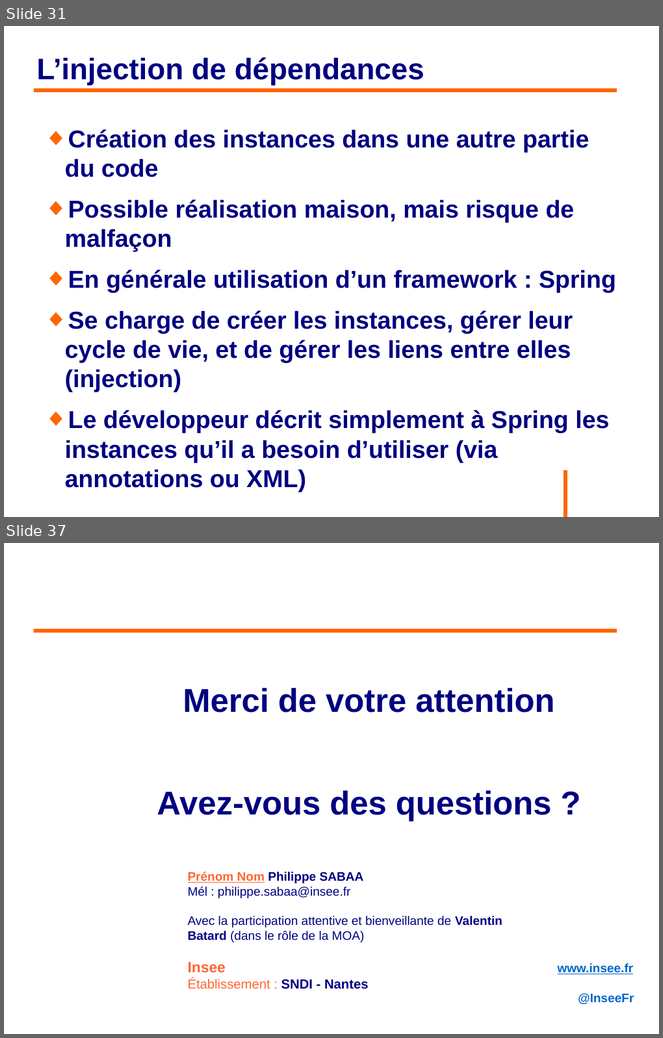
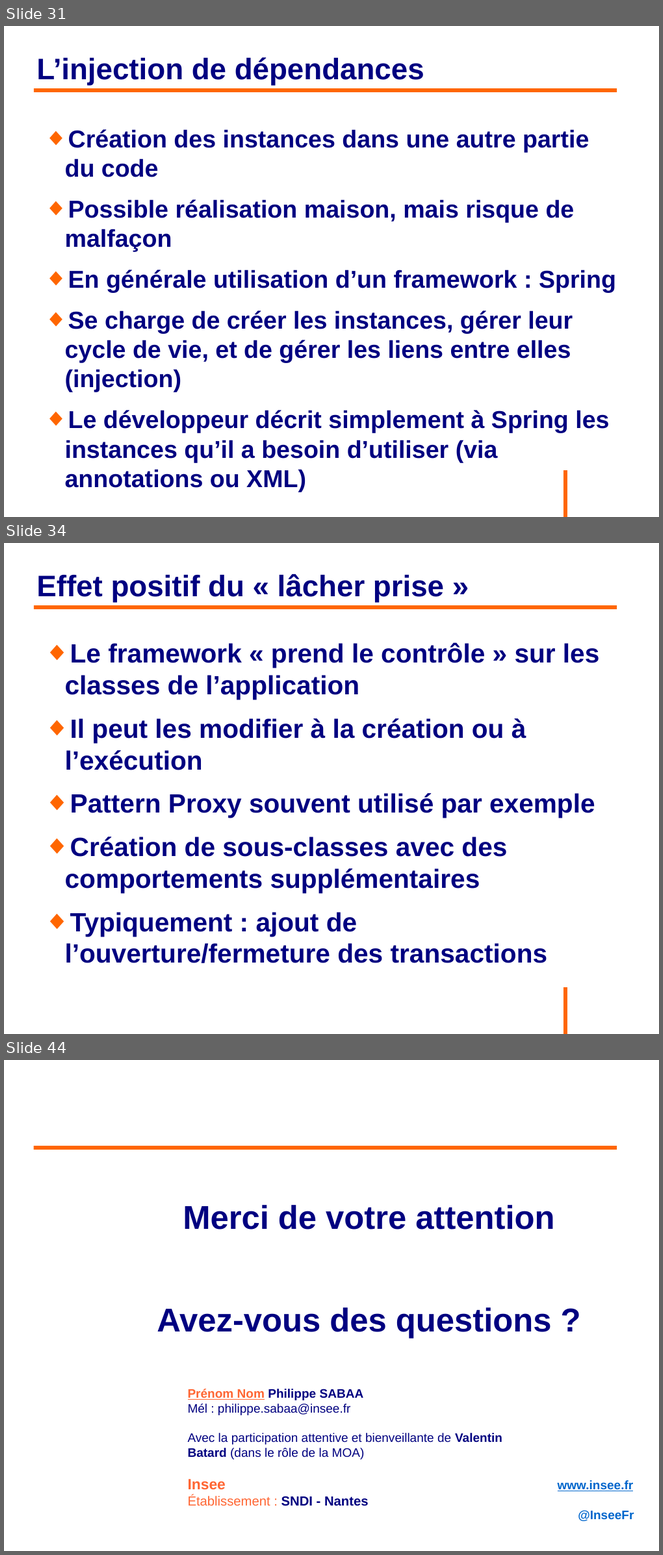
Before and after one commit to philphils/formation-spring, a slide deck: Documentation/diapo_formation_spring.odp. Shown one above the other, each under a label of ours: slides 31 and 37 before the commit, slides 31, 34 and 44 after it; the slides between them are not shown. The pictures are 663x1038 and 663x1555 pixels, drawn with LibreOffice and Linux fonts; fonts in the diff are those of the drawing; background and template pictures are left out. Boxes give left, top, right and bottom in pixels: in the first picture for what was removed or moved away, otherwise in the second. Text is boxed around its words. In the diff, an @@ line names an element or a change of style, - is before the commit and + after.

```diff
--- a/Documentation/diapo_formation_spring.odp
+++ b/Documentation/diapo_formation_spring.odp
@@ slide 34 added at bbox=[4, 543, 659, 1034], background #FFFFFF; not listed: 1 template element that a slide beside it also shows @@
@@ title added at bbox=[36, 574, 444, 603], 36 pt, text #000080, bold @@
+Effet positif du « lâcher prise »
@@ line added from (34, 607) to (618, 607), #FF6600 4.54 pt @@
@@ text added at bbox=[65, 642, 599, 964], 32 pt, text #000080, bold @@
+◆ Le framework « prend le contrôle » sur les classes de l’application
+◆ Il peut les modifier à la création ou à l’exécution
+◆ Pattern Proxy souvent utilisé par exemple
+◆ Création de sous-classes avec des comportements supplémentaires
+◆ Typiquement : ajout de l’ouverture/fermeture des transactions
@@ what was slide 37 is now slide 44 @@
```
Also in this commit, not shown: 3 slides changed, 8 other slides added, 2 slides removed.
